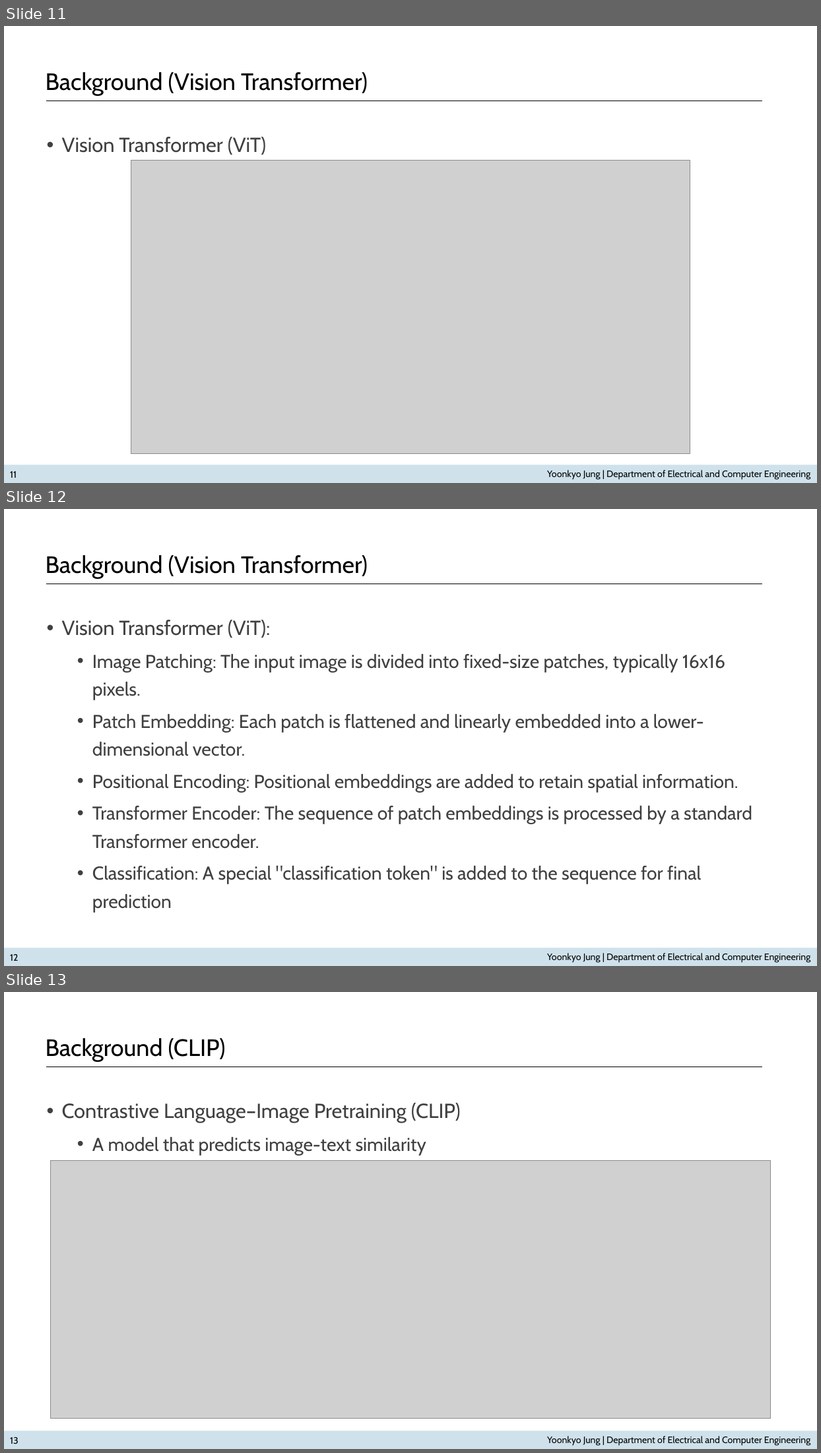
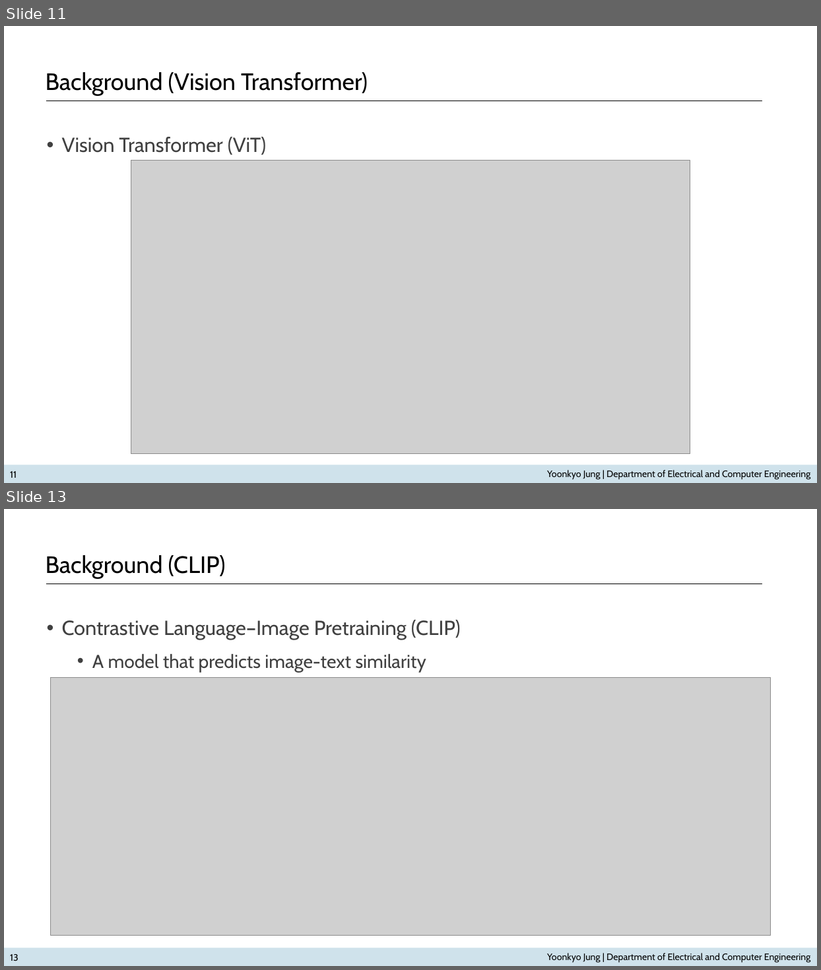
Before and after one commit to ByeokjinLee/ByeokjinLee.github.io, a slide deck: slides_ykjung.pptx. Shown one above the other, each under a label of ours: slides 11, 12 and 13 before the commit, slides 11 and 13 after it; the slides between them are not shown. The pictures are 821x1453 and 821x970 pixels, drawn with LibreOffice and Linux fonts; fonts in the diff are those of the drawing; grey boxes stand for pictures. Boxes give left, top, right and bottom in pixels: in the first picture for what was removed or moved away, otherwise in the second. Text is boxed around its words. In the diff, an @@ line names an element or a change of style, - is before the commit and + after.

```diff
--- a/slides_ykjung.pptx
+++ b/slides_ykjung.pptx
@@ slide 12 removed at (4,509,817,966), background #FFFFFF; not listed: 4 template elements that a slide beside it also shows @@
@@ text removed at (46,555,368,579) @@
-Background (Vision Transformer)
@@ text removed at (62,620,752,912) @@
-• Vision Transformer (ViT):
-  • Image Patching: The input image is divided into fixed-size patches, typically 16x16 pixels.
-  • Patch Embedding: Each patch is flattened and linearly embedded into a lower-dimensional vector.
-  • Positional Encoding: Positional embeddings are added to retain spatial information.
-  • Transformer Encoder: The sequence of patch embeddings is processed by a standard Transformer encoder.
-  • Classification: A special "classification token" is added to the sequence for final prediction
@@ page number removed at (10,955,18,961) @@
-12
```
Also in this commit, not shown: 6 slides changed, 1 slide added, 1 other slide removed, 1 other file.
